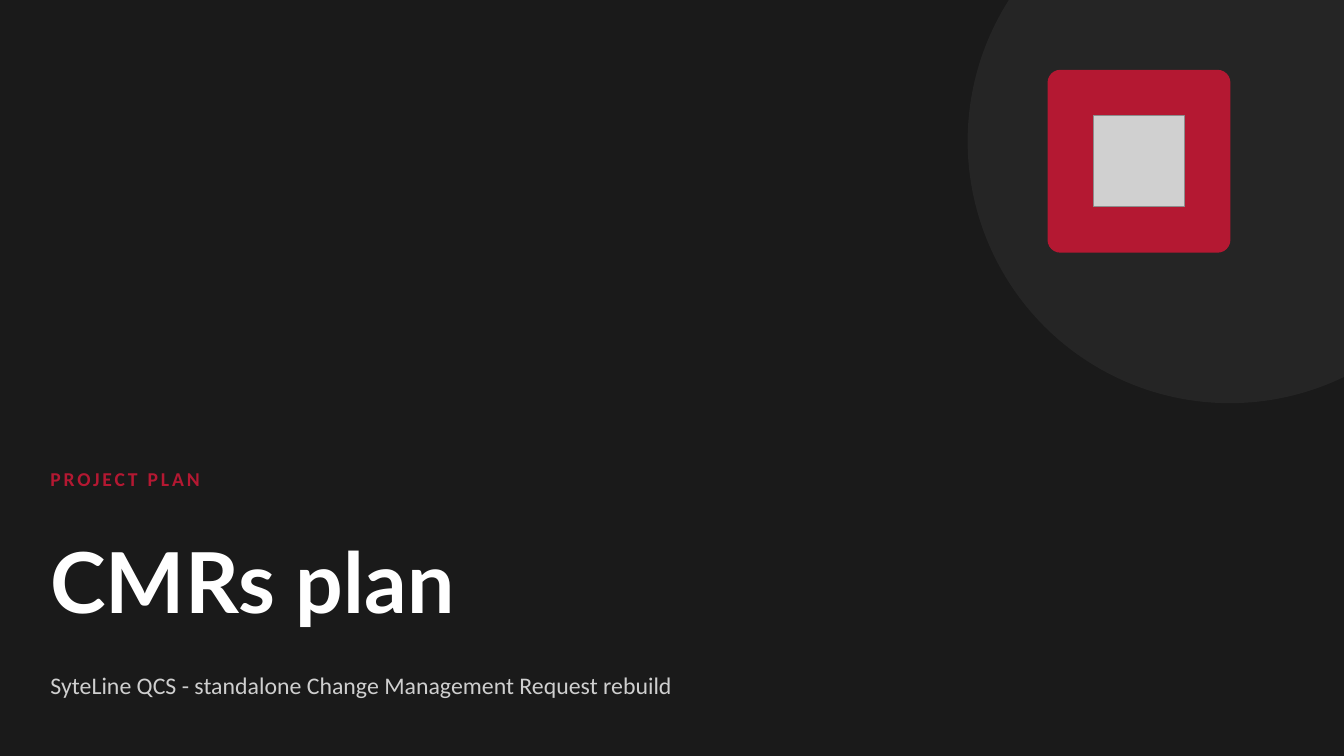
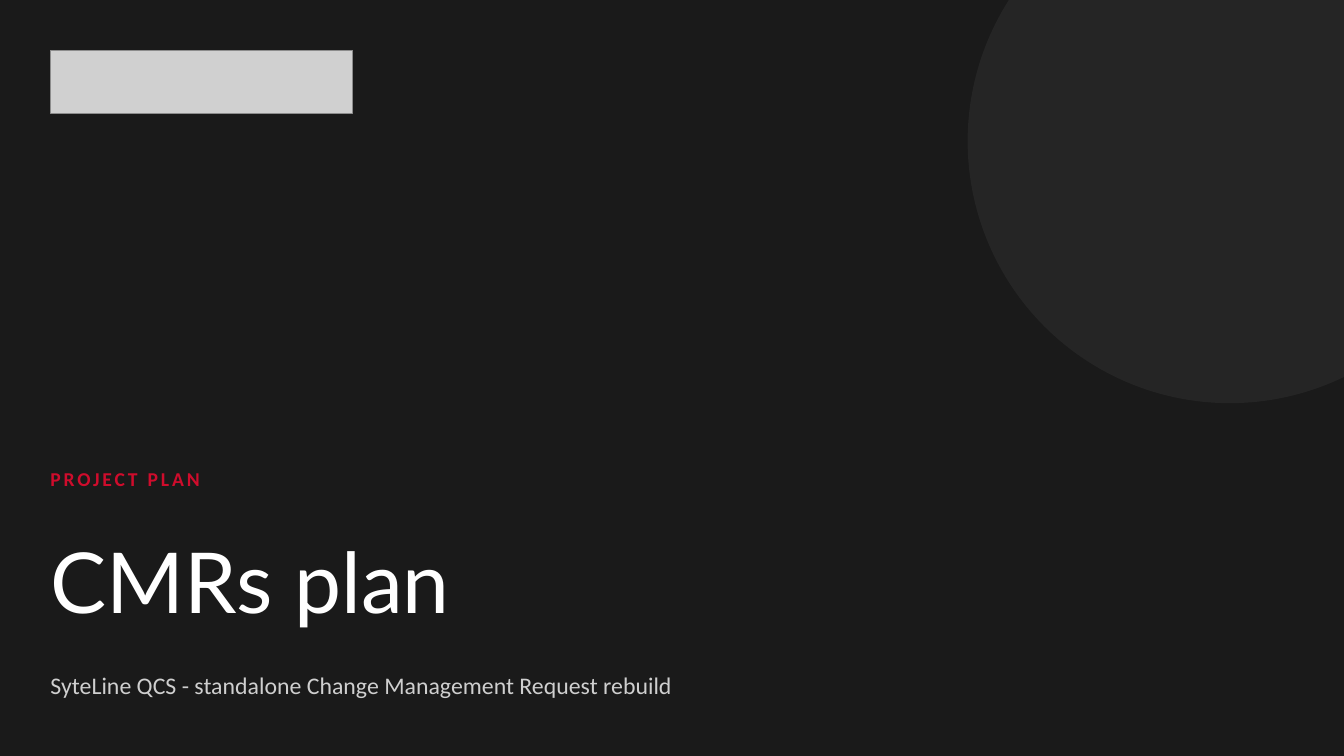
Before and after one commit to Enflite/eCMRs, a slide deck: slide 1 of docs/presentations/eCMRs_plan.pptx. Drawn at 1344x756 pixels with LibreOffice and Linux fonts; fonts in the diff are those of the drawing; grey boxes stand for pictures. Boxes give left, top, right and bottom in pixels: in the first picture for what was removed or moved away, otherwise in the second. Text is boxed around its words. In the diff, an @@ line names an element or a change of style, - is before the commit and + after.

```diff
--- a/docs/presentations/eCMRs_plan.pptx
+++ b/docs/presentations/eCMRs_plan.pptx
@@ picture added at (50, 50, 353, 114) @@
@@ rounded rectangle removed at (1049, 71, 1230, 252) @@
@@ picture removed at (1094, 116, 1185, 207) @@
@@ text "PROJECT PLAN" at (50, 473, 200, 486): text colour #B41832 to #CF0C2C @@
@@ text "CMRs plan" at (50, 551, 450, 628): bold off @@
```
Also in this commit, not shown: 12 other slides changed, 2 other files.
